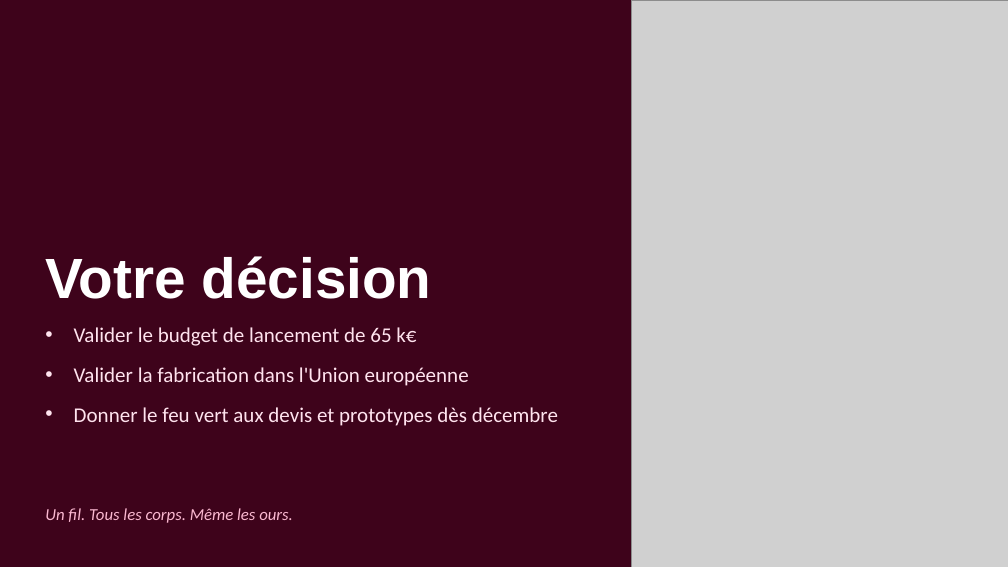
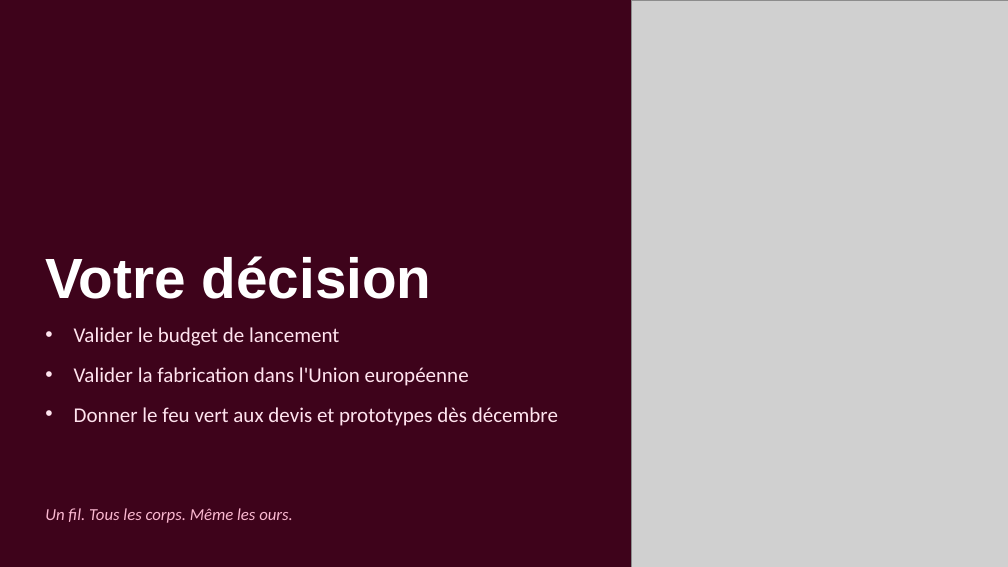
Before and after one commit to kilian-xanadou/unis, a slide deck: slide 12 of docs/UNIS-presentation-conseil.pptx (slide 14 before the commit). Drawn at 1008x567 pixels with LibreOffice and Linux fonts; fonts in the diff are those of the drawing; grey boxes stand for pictures. Boxes give left, top, right and bottom in pixels: in the first picture for what was removed or moved away, otherwise in the second. Text is boxed around its words. In the diff, an @@ line names an element or a change of style, - is before the commit and + after.

```diff
--- a/docs/UNIS-presentation-conseil.pptx
+++ b/docs/UNIS-presentation-conseil.pptx
@@ text at (x1=74, y1=327, x2=339, y2=346): text changed @@
-• Valider le budget de lancement de 65 k€
+• Valider le budget de lancement
```
Also in this commit, not shown: 10 other slides changed, 2 slides removed.
